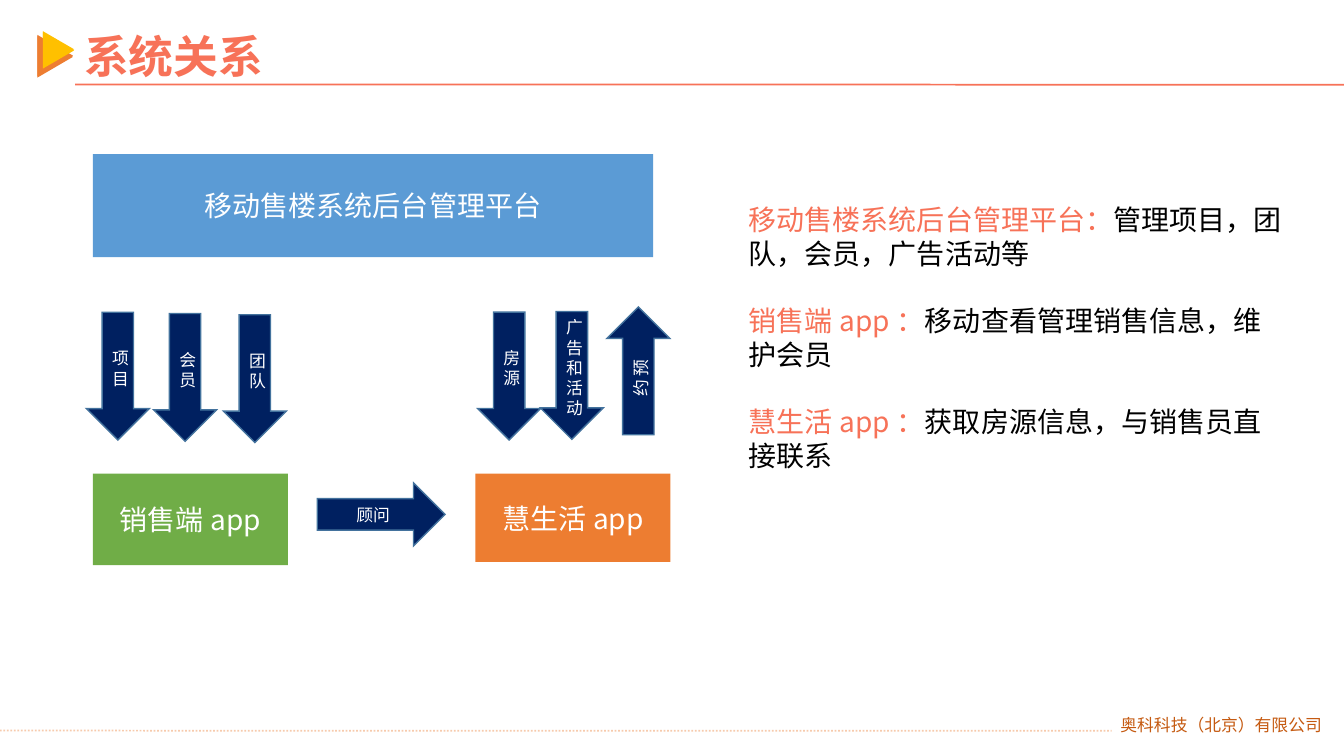
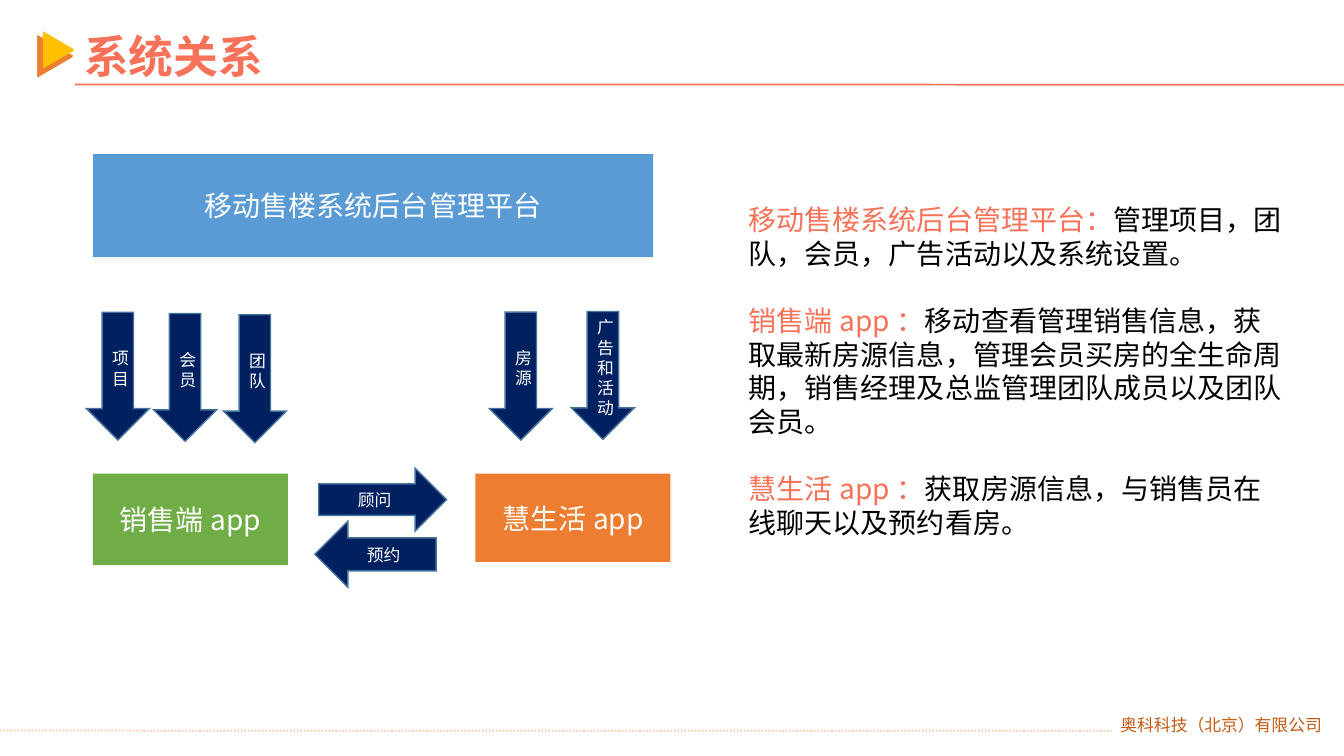
Before and after one commit to ly92/kakatool, a slide deck: slide 5 of 操作手册/售楼系统.pptx. Drawn at 1344x756 pixels with LibreOffice and Linux fonts; fonts in the diff are those of the drawing; background and template pictures are left out. Boxes give left, top, right and bottom in pixels: in the first picture for what was removed or moved away, otherwise in the second. Text is boxed around its words. In the diff, an @@ line names an element or a change of style, - is before the commit and + after.

Commit message:
提前业务额

```diff
--- a/操作手册/售楼系统.pptx
+++ b/操作手册/售楼系统.pptx
@@ text at <box>749,206,1282,536</box>: text changed @@
-• 移动售楼系统后台管理平台：管理项目，团队，会员，广告活动等
-• 销售端app：移动查看管理销售信息，维护会员
-• 慧生活app：获取房源信息，与销售员直接联系
+• 移动售楼系统后台管理平台：管理项目，团队，会员，广告活动以及系统设置。
+• 销售端app：移动查看管理销售信息，获取最新房源信息，管理会员买房的全生命周期，销售经理及总监管理团队成员以及团队会员。
+• 慧生活app：获取房源信息，与销售员在线聊天以及预约看房。
@@ right arrow "房源": place and size @@
-right arrow "房源" at <box>478,312,541,440</box>
+right arrow "房源" at <box>490,312,552,440</box>
@@ right arrow "广告和活动": place and size @@
-right arrow "广告和活动" at <box>541,311,603,439</box>
+right arrow "广告和活动" at <box>572,311,635,439</box>
@@ right arrow "顾问": place and size @@
-right arrow "顾问" at <box>318,483,446,545</box>
+right arrow "顾问" at <box>319,468,447,530</box>
@@ left arrow "预约" at <box>315,521,436,587</box>: right arrow to left arrow; rotation 270 to 0 degrees @@
```
